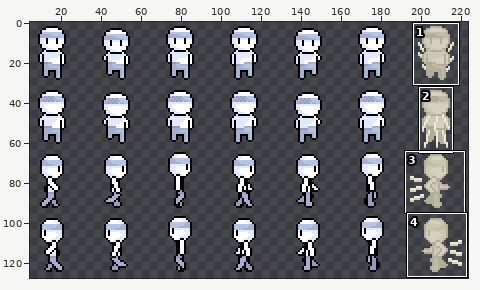
Edited in one commit: sprite sheet (Assets/Images/Characters/charactersAnimsBandeau.png). Above: a wide view before the commit, with the close-up outlined.
Close-up. Before the commit:
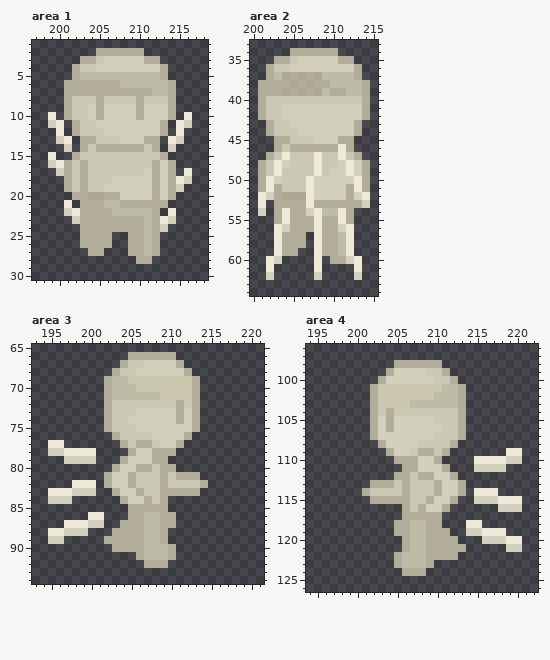
The file is 224x192 pixels. Colours within 5 levels of each other are drawn and written as one. Shown: area 1: x 197..218, y 1..30; area 2: x 200..215, y 33..64; area 3: x 193..221, y 65..94; area 4: x 194..222, y 96..126. The old version is drawn lined up with the new one, on the new canvas. The wide view leaves out empty margins.
After:
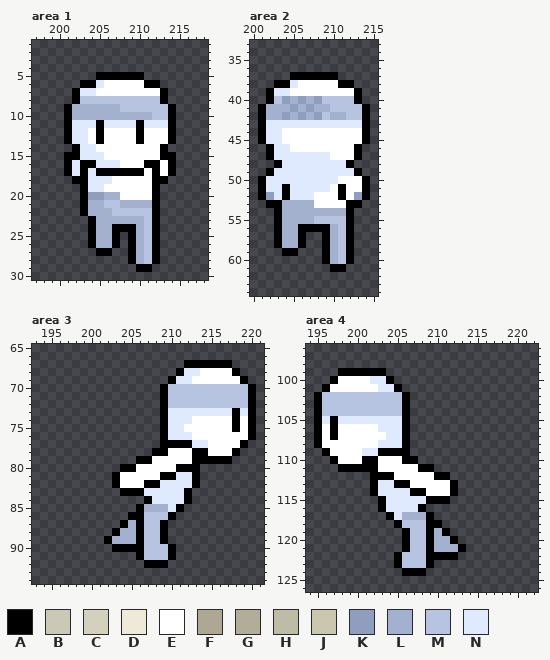
Palette (. is transparent): A #000000  B #cbc8b6  C #d4d0be  D #eeead7  E #ffffff  F #ada793  G #b1ad99  H #bebba6  J #cbc7ae  K #8f9ebe  L #a3b1cf  M #b6c3e1  N #e0eaff
The edit:
canvas 224x192 -> 224x128 (the part of the old canvas that was cut away was empty and is not shown)
Area 1:
y 2: x 205..210 GGGGGG -> ......
y 3: x 203..212 GGBCCCCCGG -> ..........
y 4: x 202..213 GBBCCCCCCCCG -> ............
y 5: x 202..213 GHHHHHHHHHHG -> ...AAAAAA...
y 6: x 201..214 GGGGGGGHHHHHHG -> ..AANEEEEEAA..
y 7: x 201..214 GGGGGGGGGGGHHG -> .ANNEEEEEEEEA.
y 8: x 201..214 GBBBGBBBBGBBBG -> .AMMMMMMMMMMA.
y 9: x 201..214 GBBCGCCCCGCCCG -> ALLLLLLMMMMMMA
y 10: x 199 D -> .; x 201..214 GBBCGCCCCGCCCG -> ALLLLLLLLLLMMA; x 216 D -> .
y 11: x 199..216 CD.GBBCCCCCCCCG.DC -> ..ANNNANNNNANNNA..
y 12: x 200..215 D.GBBBCCCCCCCG.D -> .ANNEAEEEEAEEEA.
y 13: x 200..215 CD.GGBBBCCCGG.DC -> .ANNEAEEEEAEEEA.
y 14: x 201..214 C.GBGGGGGGBG.C -> .ANNEEEEEEEEA.
y 15: x 199 D -> .; x 201..214 .GBBBBBBBBBBG. -> AANNNEEEEEEEAA
y 16: x 199..214 CDGBGBBBBBBBBGCG -> ..ANAANNNEEEAAEA
y 17: x 200..214 CGBGBBBBBBBCGCG -> .ANANAAAAAAEAEA; x 216 D -> .
y 18: x 201..216 GBGBBBCCCCCGCGDC -> .AANNNEEEEEAA...
y 19: x 201..215 GBGBBCCCCCCGCGC -> ..ANNEEEEEEA...
y 20: x 202..214 GGFFGGCCCCGCG -> .AKKLLEEEEA..
y 21: x 201 D -> .; x 203..213 GGGHHGGGGGG -> ALLMMLLLLA.
y 22: x 201..212 CDGGGGHHHHHG -> ..ALLLMMMMMA; x 214 D -> .
y 23: x 202..214 CGGGGGGGGHGDC -> ..ALLLLLLMA..
y 24: x 203..213 GGGGGGGGHGC -> .ALLAAALMA.
y 25..26: x 203..207 GGGG. -> .ALLA; x 209..212 GGHG -> ALMA
y 27: x 204..206 GG. -> .AA; x 209..212 GGHG -> ALMA
y 28: x 209..212 .GG. -> ALMA
y 29: x 210..211 .. -> AA
Area 2:
y 34: x 205..210 GGGGGG -> ......
y 35: x 203..212 GGBCCCCCGG -> ..........
y 36: x 202..213 GBBCCCCCCCCG -> ............
y 37: x 202..213 GHFGFGFHHHHG -> ...AAAAAA...
y 38: x 201..214 GGGGFGFGGHHHHG -> ..AANEEEEEAA..
y 39: x 201..214 GGGFGFGFHGGHHG -> .ANNEEEEEEEEA.
y 40: x 201..214 GBBBBBBBBBBBBG -> .AMKLKLKMMMMA.
y 41: x 201..214 GBBCCCCCCCCCCG -> ALLLKLKLLMMMMA
y 42: x 201..214 GBBCCCCCCCCCCG -> ALLKLKLKMLLMMA
y 43: x 201..214 .GBBCCCCCCCCG. -> ANNNNNNNNNNNNA
y 44: x 201..214 .GBBBCCCCCCCG. -> ANNEEEEEEEEEEA
y 45: x 201..214 ..GGBBBCCCGG.. -> ANNEEEEEEEEEEA
y 46: x 202..213 .GBGGGGGGDG. -> ANNEEEEEEEEA
y 47: x 202..213 GBDBBBDBBDBG -> ANNNNNNNEEEA
y 48: x 201..214 GBDCBBBDBBCDCG -> ..ANNNNNNNNA..
y 49: x 201..214 GBDBBBBDBCCDCG -> .ANNNNNNNNNNA.
y 50: x 201..214 GDCBBBDCCCCCDG -> ANNNNNNNNNEEEA
y 51: x 201..214 GDGBBBDCCCCGDG -> ANNANNNNNEAEEA
y 52: x 201..214 DCGFFFDCCCCGCD -> AKNANNNEEEAEKA
y 53: x 201..214 D.GGGGDGGGGGGC -> .AALLLLEEEEAA.
y 54: x 201 C -> .; x 203..212 GDGGCDHHDG -> ALLLLLLLLA
y 55: x 203..212 GDGGGDGGDG -> ALLLLMMMMA
y 56: x 203..212 DCGGGDGGCD -> ALLAAAALMA
y 57..58: x 203..206 DGGG -> ALLA; x 208..212 DGGHD -> .ALMA
y 59: x 203..205 DGG -> .AA; x 208..212 DGGHD -> .ALMA
y 60: x 202..203 DC -> ..; x 208..213 D.GGCD -> .ALMA.
y 61: x 202 D -> .; x 208 D -> .; x 210..211 .. -> AA; x 213 D -> .
y 62: x 202 C -> .; x 208 C -> .; x 213 C -> .
Area 3:
y 66: x 205..210 GGGGGG -> ......
y 67: x 204..217 GBBCCCCG...... -> ........AAAAAA
y 68: x 203..218 GBBCCCCCCG...... -> ........ANNEEEEA
y 69: x 202..219 GHHJJJJJJJJG...... -> ........ANNEEEEEEA
y 70: x 202..220 GHHHJJJJJJJG....... -> .......AMMMMMMMMMMA
y 71: x 202..220 GHHHHHHJJJJG....... -> .......AMMMMMMMMMMA
y 72: x 202..220 GBBBBBBBBGBG....... -> .......AMMMMMMMMMMA
y 73: x 202..220 GBBBCCCCCGCG....... -> .......ANNNNNNNNANA
y 74: x 202..220 GBBCCCCCCGCG....... -> .......ANNNEEEEEAEA
y 75: x 202..220 GBBBCCCCCCCG....... -> .......ANNEEEEEEAEA
y 76: x 203..220 GBBBBCCCCG........ -> ......ANNNEEEEEEEA
y 77: x 195..196 DD -> ..; x 204..219 GBGGBCCG........ -> .....AAAANNEEEEA
y 78: x 195..200 CCDDDD -> ......; x 205..218 GCCGGG........ -> ...AAEEEAAEEEA
y 79: x 197..200 CCCC -> ....; x 204..217 GCCCGG........ -> ..AAEEEEEAAAAA
y 80: x 203..213 GCCGGBGG... -> .AAEEEEEAAA
y 81: x 202..213 GCCGBBBGBGGG -> .AEEEEEAANNA
y 82: x 198..200 DDD -> ...; x 202..214 GCCGBBBGBBBBG -> .AEEEAANNNNA.
y 83: x 195..200 DDDCCC -> ......; x 203..213 GCCGBBGGGGG -> .AAANNNNNA.
y 84: x 195..197 CCC -> ...; x 204..212 GCCGBG... -> ...ANNNNA
y 85: x 205..211 GGGGG.. -> .ALLLNA
y 86: x 200..201 DD -> ..; x 205..210 GGHHGG -> AAMMMA
y 87: x 197..201 DDDCC -> .....; x 204..210 GGGHHGG -> ALAMMA.
y 88: x 195..199 DDCCC -> .....; x 203..209 GGGGHHG -> ALLAMMA
y 89: x 195..196 CC -> ..; x 202..209 GGGGGHHG -> ALLLAMMA
y 90: x 203..210 GGGGHHHG -> AAAAMMMA
y 91: x 206..210 GHHHG -> AMMMA
y 92: x 207..209 GGG -> AAA
Area 4:
y 98: x 205..210 GGGGGG -> ......
y 99: x 198..211 ......GCCCCBBG -> AAAAAA........
y 100: x 197..212 ......GCCCCCCBBG -> AEEEENNA........
y 101: x 196..213 ......GJJJJJJJJHHG -> AEEEEEENNA........
y 102: x 195..213 .......GJJJJJJJHHHG -> AMMMMMMMMMMA.......
y 103: x 195..213 .......GJJJJHHHHHHG -> AMMMMMMMMMMA.......
y 104: x 195..213 .......GBGBBBBBBBBG -> AMMMMMMMMMMA.......
y 105: x 195..213 .......GCGCCCCCBBBG -> ANANNNNNNNNA.......
y 106: x 195..213 .......GCGCCCCCCBBG -> AEAEEEEENNNA.......
y 107: x 195..213 .......GCCCCCCCBBBG -> AEAEEEEEENNA.......
y 108: x 195..212 ........GCCCCBBBBG -> AEEEEEEENNNA......
y 109: x 196..211 ........GCCBGGBG -> AEEEENNAAAA.....; x 219..220 DD -> ..
y 110: x 197..210 ........GGGCCG -> AEEEAAEEEAA...; x 215..220 DDDDCC -> ......
y 111: x 198..211 ........GGCCCG -> AAAAAEEEEEAA..; x 215..218 CCCC -> ....
y 112: x 202..212 ...GGBGGCCG -> AAAEEEEEAA.
y 113: x 202..213 GGGBGBBBGCCG -> ANNAAEEEEEA.
y 114: x 201..213 GBBBBGBBBGCCG -> .ANNNNAAEEEA.; x 215..217 DDD -> ...
y 115: x 202..212 GGGGGBBGCCG -> .ANNNNNAAA.; x 215..220 CCCDDD -> ......
y 116: x 203..211 ...GBGCCG -> ANNNNA...; x 218..220 CCC -> ...
y 117: x 204..210 ..GGGGG -> ANLLLA.
y 118: x 205..210 GGHHGG -> AMMMAA; x 214..215 DD -> ..
y 119: x 205..211 GGHHGGG -> .AMMALA; x 214..218 CCDDD -> .....
y 120: x 206..212 GHHGGGG -> AMMALLA; x 216..220 CCCDD -> .....
y 121: x 206..213 GHHGGGGG -> AMMALLLA; x 219..220 CC -> ..
y 122: x 205..212 GHHHGGGG -> AMMMAAAA
y 123: x 205..209 GHHHG -> AMMMA
y 124: x 206..208 GGG -> AAA
